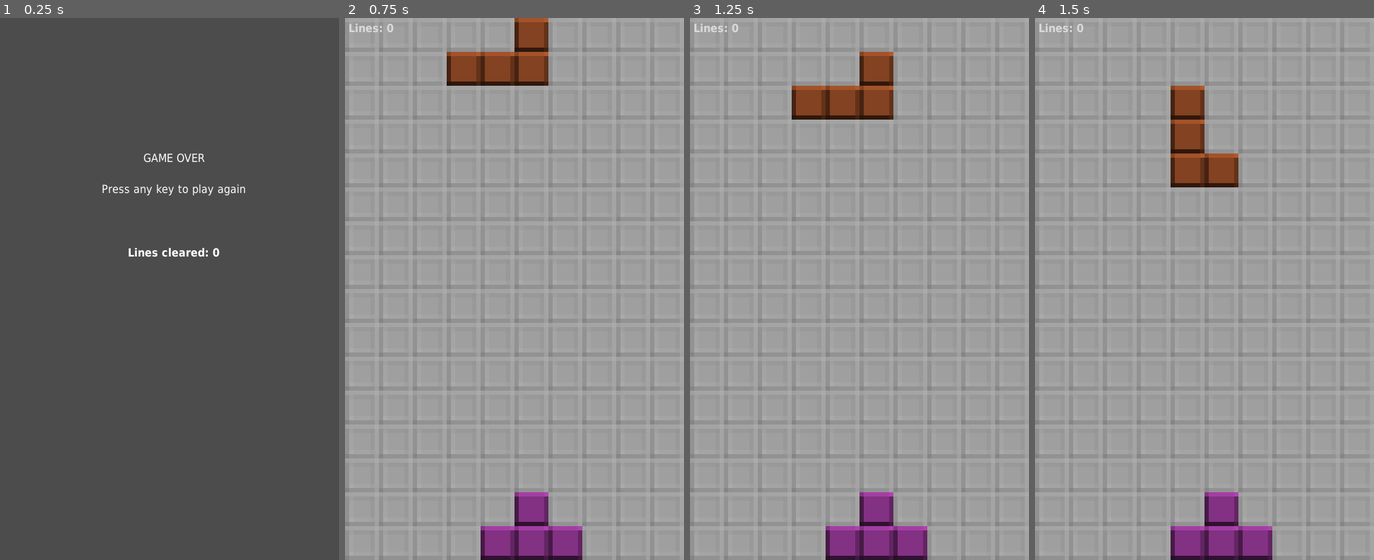
Above: before the commit, frames 1-4 (left to right).
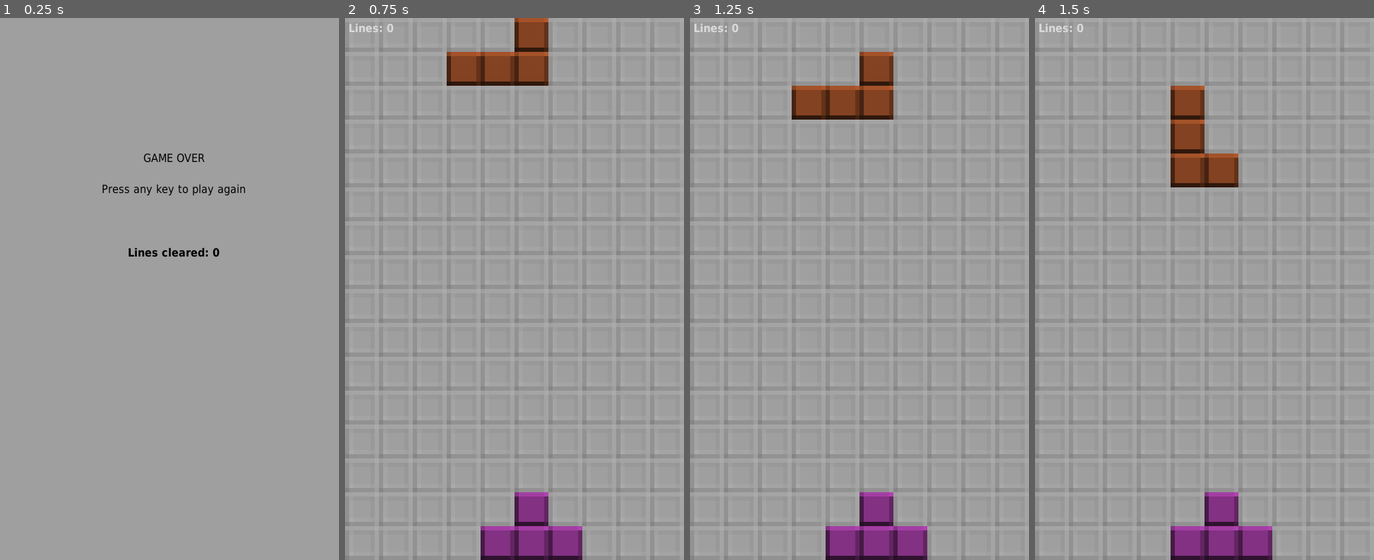
Above: after the commit, the same moments.

Repository: c2d7fa/tetromino-game
Game: Godot game, scene res://Scenes/GameOverScene.tscn
Same seed, same stepped clock (60 frames per second), same inputs: the game is played once before the commit and once after it. This scene is started directly instead of the project's main scene.
Inputs:
- Up to frame 1 (0.25 s): no input
- Up to frame 2 (0.75 s): tap Enter at 0.5 s; hold Right (move_right) from 0.53 s (still down); hold Space (drop) from 0.53 s (still down)
- Up to frame 3 (1.25 s): keep holding Right (move_right); keep holding Space (drop)
- Up to frame 4 (1.5 s): release Right (move_right) at 1.28 s; release Space (drop) at 1.28 s; hold Down (move_down) from 1.28 s (still down); tap Up (rotate_clockwise) at 1.35 s

The runs differ from the first frame. In frame 1, 100% of the frame differs, in the area x 0-100%, y 0-100%; in frame 2, nothing differs; in frame 3, nothing differs; in frame 4, nothing differs.

Commit message:
Add screen shake and score bounce on line clear

Diff:
--- a/Scenes/GameOverScene.tscn
+++ b/Scenes/GameOverScene.tscn
@@ -19,6 +19,7 @@
 margin_right = 418.0
 margin_bottom = 299.0
 custom_fonts/font = SubResource( 1 )
+custom_colors/font_color = Color( 0, 0, 0, 1 )
 text = "GAME OVER
 
 Press any key to play again"
@@ -31,6 +32,7 @@
 margin_right = 310.0
 margin_bottom = 357.0
 custom_fonts/font = SubResource( 2 )
+custom_colors/font_color = Color( 0, 0, 0, 1 )
 text = "Lines cleared: 99999"
 align = 1
 valign = 1
--- a/Scenes/MainScene.tscn
+++ b/Scenes/MainScene.tscn
@@ -7,6 +7,80 @@
 
 [sub_resource type="DynamicFont" id=1]
 font_data = ExtResource( 2 )
+
+[sub_resource type="Animation" id=2]
+resource_name = "ScoreBounce"
+length = 0.8
+tracks/0/type = "value"
+tracks/0/path = NodePath("UI/ScoreLabel:rect_position")
+tracks/0/interp = 1
+tracks/0/loop_wrap = true
+tracks/0/imported = false
+tracks/0/enabled = true
+tracks/0/keys = {
+"times": PoolRealArray( 0, 0.8 ),
+"transitions": PoolRealArray( 0.5, 0 ),
+"update": 0,
+"values": [ Vector2( 5, 12 ), Vector2( 5, 5 ) ]
+}
+
+[sub_resource type="Animation" id=3]
+resource_name = "ScreenShake"
+tracks/0/type = "value"
+tracks/0/path = NodePath(".:rotation_degrees")
+tracks/0/interp = 1
+tracks/0/loop_wrap = true
+tracks/0/imported = false
+tracks/0/enabled = true
+tracks/0/keys = {
+"times": PoolRealArray( 0, 0.04, 0.08, 0.12 ),
+"transitions": PoolRealArray( 1, 1, 1, 1 ),
+"update": 0,
+"values": [ 0.0, 0.8, -0.8, 0.0 ]
+}
+tracks/1/type = "value"
+tracks/1/path = NodePath(".:position")
+tracks/1/interp = 1
+tracks/1/loop_wrap = true
+tracks/1/imported = false
+tracks/1/enabled = true
+tracks/1/keys = {
+"times": PoolRealArray( 0, 0.06, 0.12 ),
+"transitions": PoolRealArray( 1, 1, 1 ),
+"update": 0,
+"values": [ Vector2( 0, 0 ), Vector2( -2, 2 ), Vector2( 0, 0 ) ]
+}
+
+[sub_resource type="Animation" id=4]
+resource_name = "ScoreBounce"
+length = 0.5
+tracks/0/type = "value"
+tracks/0/path = NodePath("UI/ScoreLabel:rect_position")
+tracks/0/interp = 1
+tracks/0/loop_wrap = true
+tracks/0/imported = false
+tracks/0/enabled = true
+tracks/0/keys = {
+"times": PoolRealArray( 0, 0.5 ),
+"transitions": PoolRealArray( 0.5, 0 ),
+"update": 0,
+"values": [ Vector2( 5, 8 ), Vector2( 5, 3 ) ]
+}
+
+[sub_resource type="Animation" id=5]
+resource_name = "ScreenShake"
+tracks/0/type = "value"
+tracks/0/path = NodePath(".:rotation_degrees")
+tracks/0/interp = 1
+tracks/0/loop_wrap = true
+tracks/0/imported = false
+tracks/0/enabled = true
+tracks/0/keys = {
+"times": PoolRealArray( 0, 0.04, 0.08, 0.12 ),
+"transitions": PoolRealArray( 1, 1, 1, 1 ),
+"update": 0,
+"values": [ 0.0, 0.8, -0.8, 0.0 ]
+}
 
 [node name="MainScene" type="Node2D"]
 script = ExtResource( 1 )
@@ -28,3 +102,11 @@
 script = ExtResource( 4 )
 
 [node name="MoveTimer" type="Timer" parent="."]
+
+[node name="ScreenShake" type="AnimationPlayer" parent="."]
+anims/ScoreBounce = SubResource( 2 )
+anims/ScreenShake = SubResource( 3 )
+
+[node name="ScoreBounce" type="AnimationPlayer" parent="."]
+anims/ScoreBounce = SubResource( 4 )
+anims/ScreenShake = SubResource( 5 )
--- a/Scripts/Main.gd
+++ b/Scripts/Main.gd
@@ -36,6 +36,8 @@
 
 func on_row_cleared(r):
   GlobalState.on_line_cleared()
+  $ScoreBounce.play("ScoreBounce")
+  $ScreenShake.play("ScreenShake")
 
 func _ready():
   assert($Board.connect("row_cleared", self, "on_row_cleared") == OK)
--- a/project.godot
+++ b/project.godot
@@ -60,4 +60,5 @@
 
 [rendering]
 
+environment/default_clear_color=Color( 0.627451, 0.627451, 0.627451, 1 )
 environment/default_environment="res://default_env.tres"
Not shown: 1 places in Scenes/MainScene.tscn that only renumber resources
